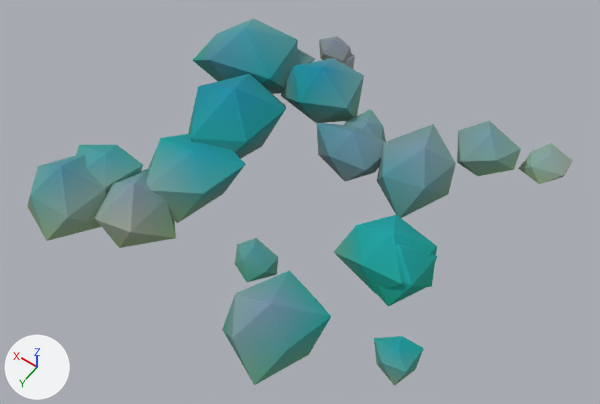
A saved change to the glTF model assets/kit/rubble_l.glb.
Both versions are drawn from a 50 mm lens placed at (-2.74, 4.31, 6.08), pointed at (-0.04, 0.53, 0.14). The lights are fixed; the arrows at lower left show +X, +Y and +Z. The picture after the commit comes second. Vertices at exactly the same position are counted once.

Objects in the first picture: 'rubble_l'.
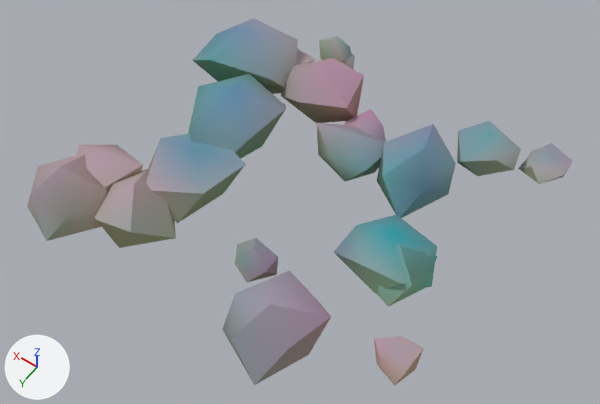
The edits, one by one:
me_rubble_l has 240 vertices, 400 faces and spans x -1.85..2.12, y -1.47..2.22, z -0.12..0.75.
me_rubble_l is used by ob_rubble_l; location (0.0, 0.0, 0.0).
me_rubble_l part 1: 400 faces centred in x -1.84..2.03, y -1.41..2.1, z 0.0..0.59 are repainted in the vertex colours, in many colours.

What differs and where, as boxes (x1, y1, x2, y2) in the pictures (600 x 404 px):
part 1 of me_rubble_l, recoloured: (27, 18, 573, 386) in both
